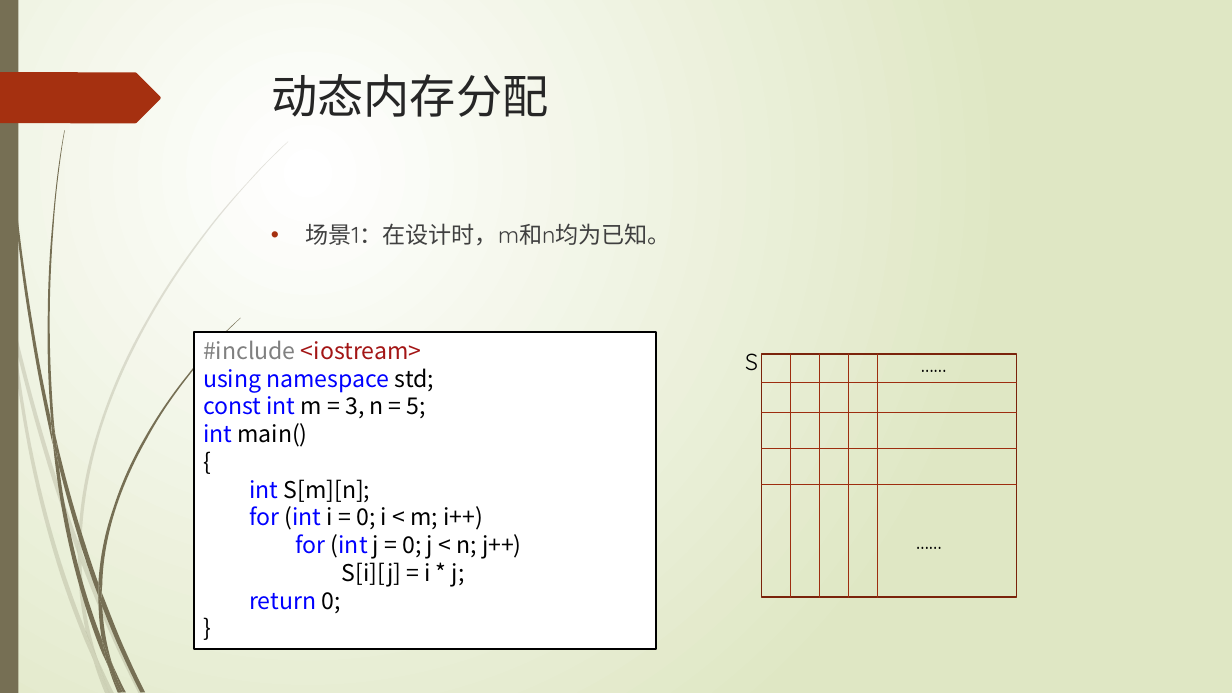
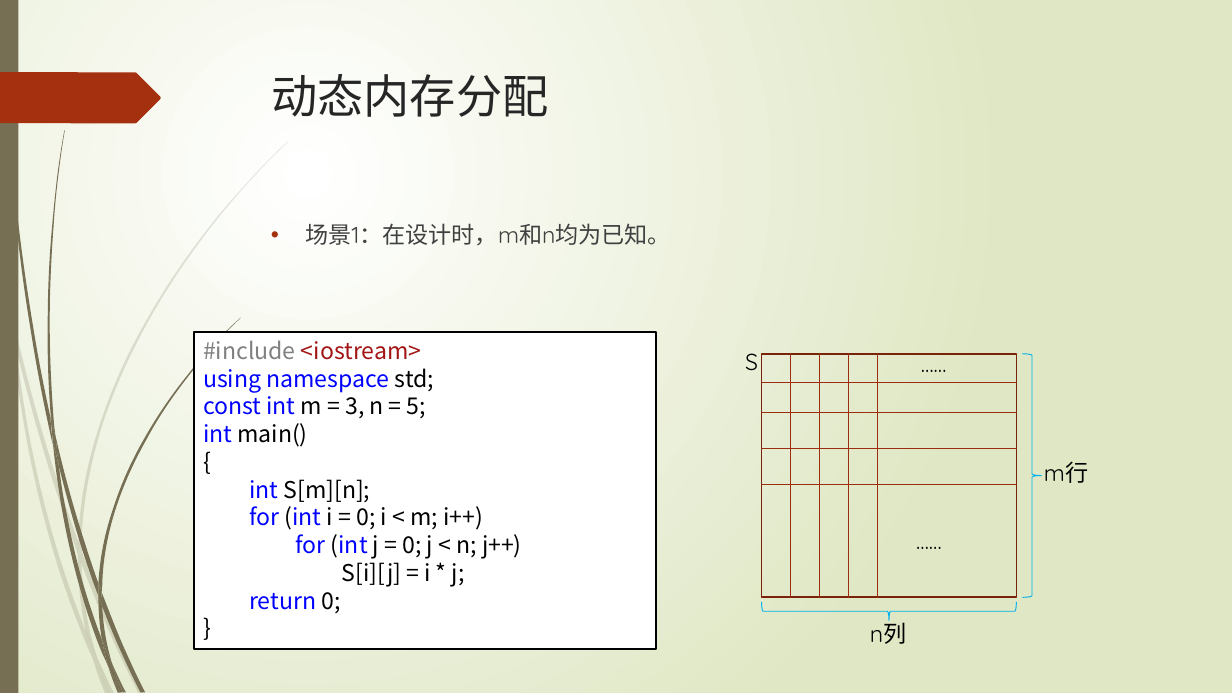
Before and after one commit to TeacherPeng/Datastruct, a slide deck: slide 14 of 教案/第00章 语言基础.pptx. Drawn at 1232x693 pixels with LibreOffice and Linux fonts; fonts in the diff are those of the drawing. Boxes give left, top, right and bottom in pixels: in the first picture for what was removed or moved away, otherwise in the second. Text is boxed around its words. In the diff, an @@ line names an element or a change of style, - is before the commit and + after.

```diff
--- a/教案/第00章 语言基础.pptx
+++ b/教案/第00章 语言基础.pptx
@@ group added at [762,354,1088,644]: 2 right braces, 2 texts @@
+m行
+n列
```
Also in this commit, not shown: 3 other slides changed, 2 other files.
